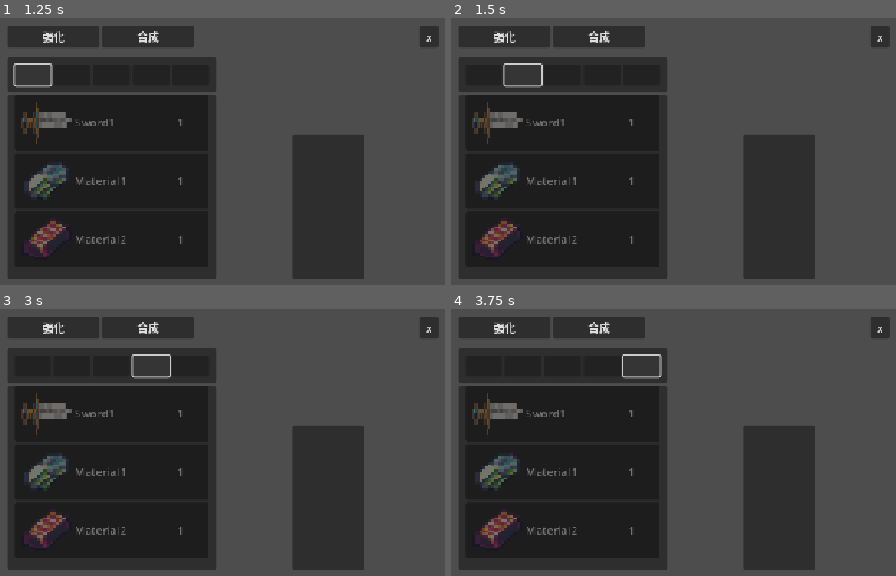
Above: before the commit, frames 1-4 (two rows, left to right).
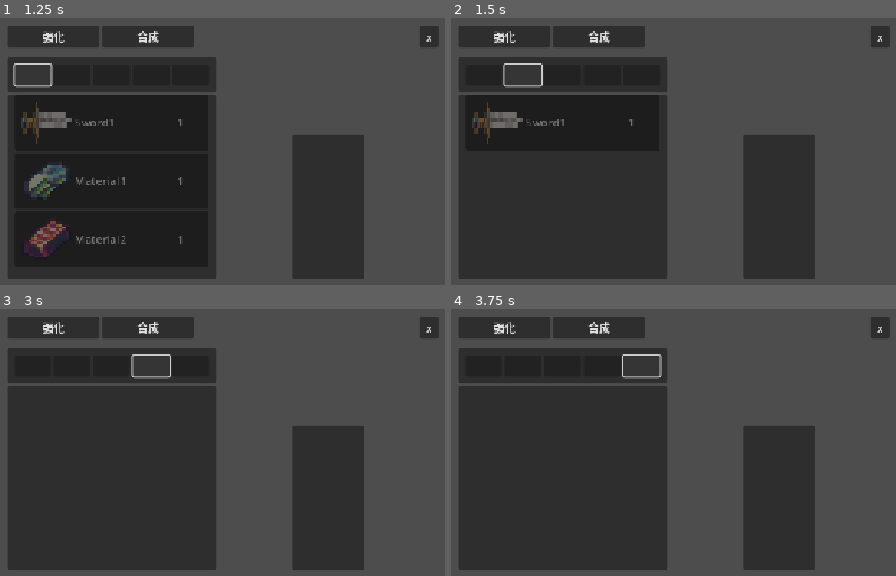
Above: after the commit, the same moments.

Repository: soufih/Dodot_Demo
Game: Godot game, scene res://UI/Equipment_Enhancement_UI/equipment_enhancement_ui.tscn
The game is run twice, just before and just after one commit, with the same random seed, the same clock (stepped at 60 frames per second) and the same inputs. This scene is started directly instead of the project's main scene.
Inputs (mouse positions are in pixels of both pictures, inside the frame that each line leads up to):
- Up to frame 1 (1.25 s): click (31, 74) at 0.52 s
- Up to frame 2 (1.5 s): click (522, 74) at 1.25 s
- Up to frame 3 (3 s): click (111, 365) at 2 s; click (151, 365) at 2.75 s
- Up to frame 4 (3.75 s): click (642, 365) at 3.5 s

Frame 1 is identical in both runs. In frame 2, 1.2% of the frame differs, in the area x 6-41%, y 55-90%; in frame 3, 1.8%, in the area x 5-41%, y 31-90%; in frame 4, 1.8%.

Commit message:
合成ui逻辑编写

Diff:
--- a/Rescource/Data/ItemCatalog.tres
+++ b/Rescource/Data/ItemCatalog.tres
@@ -12,7 +12,7 @@
 script = ExtResource("1_h6kmf")
 ItemName = "Sword1"
 ItemDiscription = "test"
-ItemType = Array[int]([0, 1])
+ItemType = Array[int]([1, 2])
 IconTexture = ExtResource("2_brj21")
 ScenePath = "uid://dt0bj2ejimup4"
 Recipe = Array[int]([1, 2, 3])
@@ -23,7 +23,7 @@
 ItemID = 1
 ItemName = "Material1"
 ItemDiscription = "test2"
-ItemType = Array[int]([1])
+ItemType = Array[int]([2])
 IconTexture = ExtResource("3_r6x5k")
 MaxStack = 100
 Products = Array[int]([0])
@@ -35,7 +35,7 @@
 ItemID = 2
 ItemName = "Material2"
 ItemDiscription = "test4"
-ItemType = Array[int]([1])
+ItemType = Array[int]([2])
 IconTexture = ExtResource("4_hl4hp")
 MaxStack = 100
 Products = Array[int]([0])
@@ -47,7 +47,7 @@
 ItemID = 3
 ItemName = "Material3"
 ItemDiscription = "test5"
-ItemType = Array[int]([1])
+ItemType = Array[int]([2])
 IconTexture = ExtResource("5_n3iav")
 MaxStack = 100
 Products = Array[int]([0, 1, 2])
@@ -58,7 +58,7 @@
 ItemID = 4
 ItemName = "Material4"
 ItemDiscription = "test3"
-ItemType = Array[int]([1])
+ItemType = Array[int]([2])
 IconTexture = ExtResource("6_hl4hp")
 MaxStack = 100
 Products = Array[int]([2])
--- a/Script/System/Enum.gd
+++ b/Script/System/Enum.gd
@@ -10,7 +10,13 @@
 enum Location {LEFT,RIGHT,TOP,BOTTOM}
 
 ##物品属性
-enum ItemType {Weapon, Materials, Relic, Equipment}
+enum ItemType {
+	None,
+	Weapon,
+	Materials,
+	Relic,
+	Equipment
+}
 
 ##状态类型
 enum STATUS {
--- a/Script/UI_Script/Component_UI/item_selector_ui.gd
+++ b/Script/UI_Script/Component_UI/item_selector_ui.gd
@@ -3,20 +3,20 @@
 
 
 func _on_button_button_down() -> void:
-	EventBus.emit_signal("selector_button_pressed")
+	EventBus.emit_signal("selector_button_pressed", ENUM.ItemType.None)
 
 
 func _on_button_2_button_down() -> void:
-	EventBus.emit_signal("selector_button_pressed")
+	EventBus.emit_signal("selector_button_pressed", ENUM.ItemType.Weapon)
 
 
 func _on_button_3_button_down() -> void:
-	EventBus.emit_signal("selector_button_pressed")
+	EventBus.emit_signal("selector_button_pressed", ENUM.ItemType.Materials)
 
 
 func _on_button_4_button_down() -> void:
-	EventBus.emit_signal("selector_button_pressed")
+	EventBus.emit_signal("selector_button_pressed", ENUM.ItemType.Relic)
 
 
 func _on_button_5_button_down() -> void:
-	EventBus.emit_signal("selector_button_pressed")
+	EventBus.emit_signal("selector_button_pressed", ENUM.ItemType.Equipment)
--- a/Script/UI_Script/Compound_UI/compound_margincontainer.gd
+++ b/Script/UI_Script/Compound_UI/compound_margincontainer.gd
@@ -1,5 +1,6 @@
 extends MarginContainer
 
+@onready var root:BaseUI = $"../../../.."
 @onready var item_list_ui:itemList = $HBoxContainer/compound_ui/item_list_ui
 @onready var item_selector_ui = $HBoxContainer/compound_ui/item_selector_ui
 @onready var item_name_label: Label = $HBoxContainer/detailed_information/MarginContainer/name
@@ -9,6 +10,8 @@
 ##合成UI属性
 var item_list:Array[int]
 var selector_condotion:Array
+var resistence: ENUM.ItemType = ENUM.ItemType.None
+
 const maxItemcounts:int = 5
 
 
@@ -32,16 +35,29 @@
 func selector(id: int)->bool:
 	if ResourceManager.get_item_recipe(id).size() == 0:
 		return false
+	if !ResourceManager.get_item_item_type(id).has(resistence) && resistence != ENUM.ItemType.None:
+		return false
 	return true
 
 ##可见性改变时改变信号链接
 func _on_visibility_changed() -> void:
+	if root:
+		if !root.visible || !visible:
+			print("disconnect signal now")
+			EventBus.slot_pressed.disconnect(_on_slot_pressed)
+			EventBus.selector_button_pressed.disconnect(_on_selector_button_pressed)
+			return
+
 	if visible:
+		print("connect signal now")
 		EventBus.slot_pressed.connect(_on_slot_pressed)
 		EventBus.selector_button_pressed.connect(_on_selector_button_pressed)
-	else:
-		EventBus.slot_pressed.disconnect(_on_slot_pressed)
-		EventBus.selector_button_pressed.disconnect(_on_selector_button_pressed)
+
+
+func _exit_tree() -> void:
+	print("disconnect signal now")
+	EventBus.slot_pressed.disconnect(_on_slot_pressed)
+	EventBus.selector_button_pressed.disconnect(_on_selector_button_pressed)
 
 ##处理物品槽信号
 func _on_slot_pressed(item:Dictionary):
@@ -57,5 +73,7 @@
 		})
 	item_recipe_list.modify_items_list(result)
 
-func _on_selector_button_pressed():
-	pass
+##处理筛选信号
+func _on_selector_button_pressed(type: ENUM.ItemType):
+	resistence = type
+	item_list_ui.modify_items_list(select_displayed_items())
